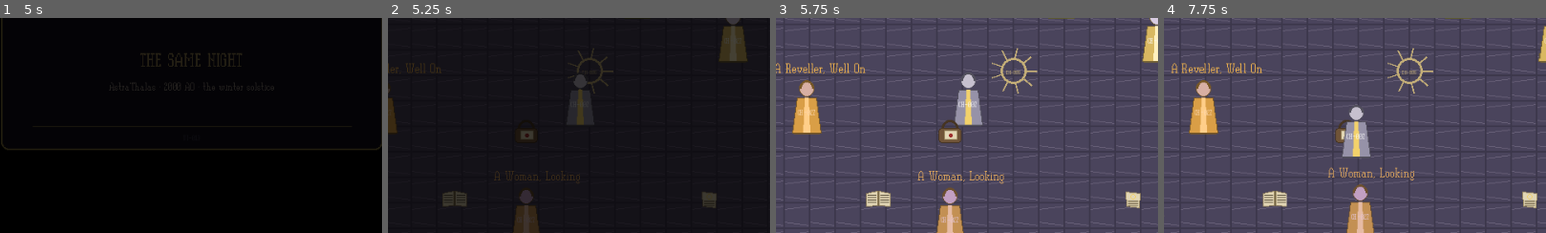
Above: before the commit, frames 1-4 (left to right).
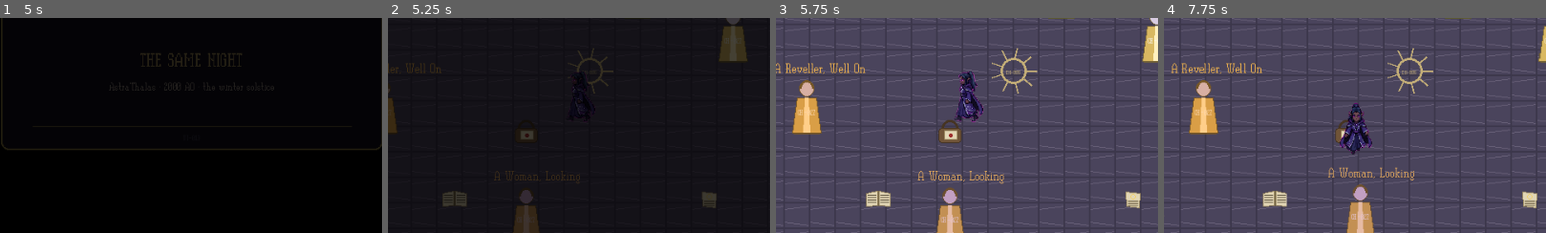
Above: after the commit, the same moments.

Repository: smile88/KAYOS-NoS-v0-1-0
Game: Godot game, scene res://scenes/Title.tscn
Same seed, same stepped clock (60 frames per second), same inputs: the game is played once before the commit and once after it.
Inputs:
- Up to frame 1 (5 s): click "New Game" at 0.5 s; click "New Game" at 1.25 s; tap Enter at 2, 3.5 s; hold D (move_right) 2.03-2.78 s; tap Q (examine) at 2.1, 3.6 s; tap Space at 2.75, 4.25 s; hold S (move_down) 2.78-3.53 s; tap E (interact) at 2.85, 4.35 s; hold D (move_right) 3.53-4.28 s; hold W (move_up) from 4.28 s (still down)
- Up to frame 2 (5.25 s): release W (move_up) at 5.03 s; hold A (move_left) from 5.03 s (still down); tap Q (examine) at 5.1 s
- Up to frame 3 (5.75 s): keep holding A (move_left)
- Up to frame 4 (7.75 s): tap E (interact) at 5.85 s; release A (move_left) at 6.5 s; click "▸ (continue)" at 6.5 s; tap Enter at 7.25 s; hold S (move_down) from 7.28 s (still down); tap Q (examine) at 7.35 s
The pictures show only the part of the screen within x 25-75%, y 38-88%; the shares and areas given below are measured in that part.

Frame 1 is identical in both runs. In frame 2, 0.9% of the frame differs, in the area x 47-54%, y 25-50%; in frame 3, 1.3%; in frame 4, 1.4%, in the area x 46-55%, y 39-65%.

Commit message:
CH-001 in engine: sync the row order to the art, add a temporary step bob
First real sprite sheet in the game. Elorin's 192x288 4x4 sheet is spec-perfect;
the Player is now an AnimatedSprite2D driven off it.

**Row order: the docs were wrong, not the art.** The sheet has row 2 = right and
row 3 = left. GDD §13, the Asset Bible and the Affinity guide all said
down/up/left/right — that order came from the reconciliation brief, which asserted
it as "NEW - lock this" without ever checking the sheet that had actually been
produced. Player.tscn already matched the art and was correct. Nearly "fixed"
working code against a doc for the second time in a day; checked the art first
instead, which is the whole lesson from this morning.

So the art is the ground truth and the docs now follow it: GDD §13 table, the
Asset Bible SPRITE SCALE sheet, and the Affinity guide's step-6 coordinate table.
Guide step 8 is now explicit about which side to clean and which to mirror, so the
next 27 sheets can't drift the same way. Bible edited by XML surgery again;
x14 validations/formats, autofilter and formulas verified intact.

**The walk cycle isn't in the art.** Measured the boot span across the four frames
of each row: 1px of variation on the down row, 3px on the sides. The generator
produced near-identical standing poses, not contact-pass-contact-pass, so the legs
never alternate and she glides. This is not fixable in the scene file and will hit
all 28 sprites.

Interim: a synced step bob in Player.gd (1.5px rise, slight lean on side views
only, settles when idle) does the work the frames aren't doing. Verified: 1.49px
amplitude, never sinks below rest, settles on stop. It is compensation for missing
art, not a style — the block is marked for deletion and `step_bob_px = 0` turns it
off to judge the raw sheet.

Also: project.godot lost stretch/aspect="keep" again — that is Godot pruning a
default-valued line, behaviour unchanged, not worth fighting.

Diff:
--- a/godot/actors/Player.gd
+++ b/godot/actors/Player.gd
@@ -1,31 +1,88 @@
 extends CharacterBody2D
 ## Top-down 4-direction player (GDD §13: Player is its own scene, instanced into zones).
-## Placeholder 48x72 body until CH-001 sprites are cleaned; `facing` is tracked now so the
-## AnimatedSprite2D swap-in is trivial later.
+## Body is CH-001 (48x72 frames, 4x4 sheet, rows = down/up/right/left — GDD §13).
 
 @export var speed: float = 90.0
+
+## --- Step bob (temporary; see the note) --------------------------------------
+## The CH-001 walk rows aren't a walk cycle: measured across the four frames of each row, the boots
+## shift by 1px (down) to 3px (sides). The generator produced near-identical standing poses, so the
+## legs never alternate and she reads as gliding. Until the legs are hand-animated in Affinity, a
+## small synced bob does the work the frames aren't doing — it's what the eye reads as footfalls.
+##
+## **Delete this whole block once real leg animation lands.** It is compensation for missing art,
+## not a style. Set `step_bob_px = 0.0` to switch it off and judge the raw sheet.
+@export var step_bob_px: float = 1.5      ## vertical rise per step, in world px
+@export var step_lean_deg: float = 1.2    ## slight tilt into the direction of travel
+@export var step_hz: float = 4.0          ## footfalls per second at full speed
 
 var facing: Vector2 = Vector2.DOWN
 
 @onready var interactor: Area2D = $Interactor
+@onready var body: AnimatedSprite2D = $Body
+
+var _body_rest_y: float = 0.0
+var _bob_phase: float = 0.0
 
 
-func _physics_process(_delta: float) -> void:
+func _ready() -> void:
+	_body_rest_y = body.position.y
+
+
+func _physics_process(delta: float) -> void:
 	# Freeze during dialogue so movement doesn't fight the conversation.
 	if DialogueManager.is_active():
 		velocity = Vector2.ZERO
+		_update_animation(Vector2.ZERO)
+		_update_step_bob(Vector2.ZERO, delta)
 		return
 	var dir := Input.get_vector("move_left", "move_right", "move_up", "move_down")
 	velocity = dir * speed
 	if dir != Vector2.ZERO:
 		facing = dir.normalized()
 	move_and_slide()
+	_update_animation(dir)
+	_update_step_bob(dir, delta)
 
+
+func _update_animation(dir: Vector2) -> void:
+	var anim := "walk_" + _facing_name()
+	if dir == Vector2.ZERO:
+		if body.is_playing():
+			body.stop()
+		body.animation = anim
+		body.frame = 0
+		return
+	if body.animation != anim or not body.is_playing():
+		body.play(anim)
+
+
+## Two footfalls per stride, so the bob runs at 2x the step rate and never rises below the rest
+## position — she pushes *up* off the ground rather than sinking into it.
+func _update_step_bob(dir: Vector2, delta: float) -> void:
+	if step_bob_px <= 0.0:
+		return
+	if dir == Vector2.ZERO:
+		_bob_phase = 0.0
+		body.position.y = move_toward(body.position.y, _body_rest_y, 24.0 * delta)
+		body.rotation_degrees = move_toward(body.rotation_degrees, 0.0, 90.0 * delta)
+		return
+	_bob_phase = fmod(_bob_phase + delta * step_hz * TAU, TAU)
+	body.position.y = _body_rest_y - absf(sin(_bob_phase)) * step_bob_px
+	# Lean only on the side views; a top-down front/back lean just looks like falling over.
+	var lean := 0.0
+	if absf(facing.x) > absf(facing.y):
+		lean = signf(facing.x) * step_lean_deg * sin(_bob_phase * 0.5)
+	body.rotation_degrees = lean
+
+func _facing_name() -> String:
+	if absf(facing.x) > absf(facing.y):
+		return "right" if facing.x > 0.0 else "left"
+	return "down" if facing.y > 0.0 else "up"
 
 func _unhandled_input(event: InputEvent) -> void:
 	if event.is_action_pressed("interact") and not DialogueManager.is_active():
 		_try_interact()
-
 
 func _try_interact() -> void:
 	var nearest: Interactable = null
--- a/godot/actors/Player.tscn
+++ b/godot/actors/Player.tscn
@@ -1,7 +1,142 @@
-[gd_scene load_steps=5 format=3]
+[gd_scene format=3 uid="uid://mo86qrm8mnru"]
 
-[ext_resource type="Script" path="res://actors/Player.gd" id="1_player"]
-[ext_resource type="Texture2D" path="res://art/placeholders/CH-001_elorin.png" id="2_body"]
+[ext_resource type="Script" uid="uid://ceqf3osolj0d4" path="res://actors/Player.gd" id="1_player"]
+[ext_resource type="Texture2D" uid="uid://ct0ab0fgrjrcp" path="res://art/characters/CH-001.png" id="2_kerl5"]
+
+[sub_resource type="AtlasTexture" id="AtlasTexture_kerl5"]
+atlas = ExtResource("2_kerl5")
+region = Rect2(0, 0, 48, 72)
+
+[sub_resource type="AtlasTexture" id="AtlasTexture_1vlsp"]
+atlas = ExtResource("2_kerl5")
+region = Rect2(48, 0, 48, 72)
+
+[sub_resource type="AtlasTexture" id="AtlasTexture_65x55"]
+atlas = ExtResource("2_kerl5")
+region = Rect2(96, 0, 48, 72)
+
+[sub_resource type="AtlasTexture" id="AtlasTexture_hda2l"]
+atlas = ExtResource("2_kerl5")
+region = Rect2(144, 0, 48, 72)
+
+[sub_resource type="AtlasTexture" id="AtlasTexture_cqivq"]
+atlas = ExtResource("2_kerl5")
+region = Rect2(0, 216, 48, 72)
+
+[sub_resource type="AtlasTexture" id="AtlasTexture_q73sa"]
+atlas = ExtResource("2_kerl5")
+region = Rect2(48, 216, 48, 72)
+
+[sub_resource type="AtlasTexture" id="AtlasTexture_knfsn"]
+atlas = ExtResource("2_kerl5")
+region = Rect2(96, 216, 48, 72)
+
+[sub_resource type="AtlasTexture" id="AtlasTexture_dkhbp"]
+atlas = ExtResource("2_kerl5")
+region = Rect2(144, 216, 48, 72)
+
+[sub_resource type="AtlasTexture" id="AtlasTexture_p6gxc"]
+atlas = ExtResource("2_kerl5")
+region = Rect2(0, 144, 48, 72)
+
+[sub_resource type="AtlasTexture" id="AtlasTexture_ajidd"]
+atlas = ExtResource("2_kerl5")
+region = Rect2(48, 144, 48, 72)
+
+[sub_resource type="AtlasTexture" id="AtlasTexture_p7bp6"]
+atlas = ExtResource("2_kerl5")
+region = Rect2(96, 144, 48, 72)
+
+[sub_resource type="AtlasTexture" id="AtlasTexture_gnf8p"]
+atlas = ExtResource("2_kerl5")
+region = Rect2(144, 144, 48, 72)
+
+[sub_resource type="AtlasTexture" id="AtlasTexture_pb0w1"]
+atlas = ExtResource("2_kerl5")
+region = Rect2(0, 72, 48, 72)
+
+[sub_resource type="AtlasTexture" id="AtlasTexture_b0r1m"]
+atlas = ExtResource("2_kerl5")
+region = Rect2(48, 72, 48, 72)
+
+[sub_resource type="AtlasTexture" id="AtlasTexture_mxpgn"]
+atlas = ExtResource("2_kerl5")
+region = Rect2(96, 72, 48, 72)
+
+[sub_resource type="AtlasTexture" id="AtlasTexture_ulbmi"]
+atlas = ExtResource("2_kerl5")
+region = Rect2(144, 72, 48, 72)
+
+[sub_resource type="SpriteFrames" id="SpriteFrames_jx5ha"]
+animations = [{
+"frames": [{
+"duration": 1.0,
+"texture": SubResource("AtlasTexture_kerl5")
+}, {
+"duration": 1.0,
+"texture": SubResource("AtlasTexture_1vlsp")
+}, {
+"duration": 1.0,
+"texture": SubResource("AtlasTexture_65x55")
+}, {
+"duration": 1.0,
+"texture": SubResource("AtlasTexture_hda2l")
+}],
+"loop": 1,
+"name": &"walk_down",
+"speed": 8.0
+}, {
+"frames": [{
+"duration": 1.0,
+"texture": SubResource("AtlasTexture_cqivq")
+}, {
+"duration": 1.0,
+"texture": SubResource("AtlasTexture_q73sa")
+}, {
+"duration": 1.0,
+"texture": SubResource("AtlasTexture_knfsn")
+}, {
+"duration": 1.0,
+"texture": SubResource("AtlasTexture_dkhbp")
+}],
+"loop": 1,
+"name": &"walk_left",
+"speed": 8.0
+}, {
+"frames": [{
+"duration": 1.0,
+"texture": SubResource("AtlasTexture_p6gxc")
+}, {
+"duration": 1.0,
+"texture": SubResource("AtlasTexture_ajidd")
+}, {
+"duration": 1.0,
+"texture": SubResource("AtlasTexture_p7bp6")
+}, {
+"duration": 1.0,
+"texture": SubResource("AtlasTexture_gnf8p")
+}],
+"loop": 1,
+"name": &"walk_right",
+"speed": 8.0
+}, {
+"frames": [{
+"duration": 1.0,
+"texture": SubResource("AtlasTexture_pb0w1")
+}, {
+"duration": 1.0,
+"texture": SubResource("AtlasTexture_b0r1m")
+}, {
+"duration": 1.0,
+"texture": SubResource("AtlasTexture_mxpgn")
+}, {
+"duration": 1.0,
+"texture": SubResource("AtlasTexture_ulbmi")
+}],
+"loop": 1,
+"name": &"walk_up",
+"speed": 8.0
+}]
 
 [sub_resource type="RectangleShape2D" id="body_shape"]
 size = Vector2(30, 16)
@@ -9,26 +144,25 @@
 [sub_resource type="CircleShape2D" id="reach_shape"]
 radius = 46.0
 
-[node name="Player" type="CharacterBody2D" groups=["player"]]
-collision_layer = 1
-collision_mask = 1
+[node name="Player" type="CharacterBody2D" unique_id=628372128 groups=["player"]]
 script = ExtResource("1_player")
 
-[node name="Body" type="Sprite2D" parent="."]
+[node name="Body" type="AnimatedSprite2D" parent="." unique_id=1455600866]
 position = Vector2(0, -36)
-texture = ExtResource("2_body")
+sprite_frames = SubResource("SpriteFrames_jx5ha")
+animation = &"walk_down"
 
-[node name="CollisionShape2D" type="CollisionShape2D" parent="."]
+[node name="CollisionShape2D" type="CollisionShape2D" parent="." unique_id=1487811315]
 position = Vector2(0, -8)
 shape = SubResource("body_shape")
 
-[node name="Camera2D" type="Camera2D" parent="."]
+[node name="Camera2D" type="Camera2D" parent="." unique_id=833166744]
 position = Vector2(0, -24)
 
-[node name="Interactor" type="Area2D" parent="."]
+[node name="Interactor" type="Area2D" parent="." unique_id=376123783]
 collision_layer = 0
 collision_mask = 2
 
-[node name="ReachShape" type="CollisionShape2D" parent="Interactor"]
+[node name="ReachShape" type="CollisionShape2D" parent="Interactor" unique_id=675195078]
 position = Vector2(0, -24)
 shape = SubResource("reach_shape")
--- a/godot/project.godot
+++ b/godot/project.godot
@@ -30,7 +30,6 @@
 window/size/window_width_override=1920
 window/size/window_height_override=1080
 window/stretch/mode="canvas_items"
-window/stretch/aspect="keep"
 window/stretch/scale_mode="integer"
 
 [gui]
Binary file added: godot/art/characters/CH-001.png
Not shown, added: godot/art/characters/CH-001.png.import
Binary file added: godot/art/portraits/CH-001.png
Not shown, added: godot/art/portraits/CH-001.png.import
Not shown, changed: art/affinity_work/CH-001.af
Not shown, added: art/assets_clean/CH-001.png
Not shown, changed: docs/Affinity_Cleanup_Guide.md
Not shown, changed: docs/Asset_Bible.xlsx
Not shown, changed: docs/GDD.md
